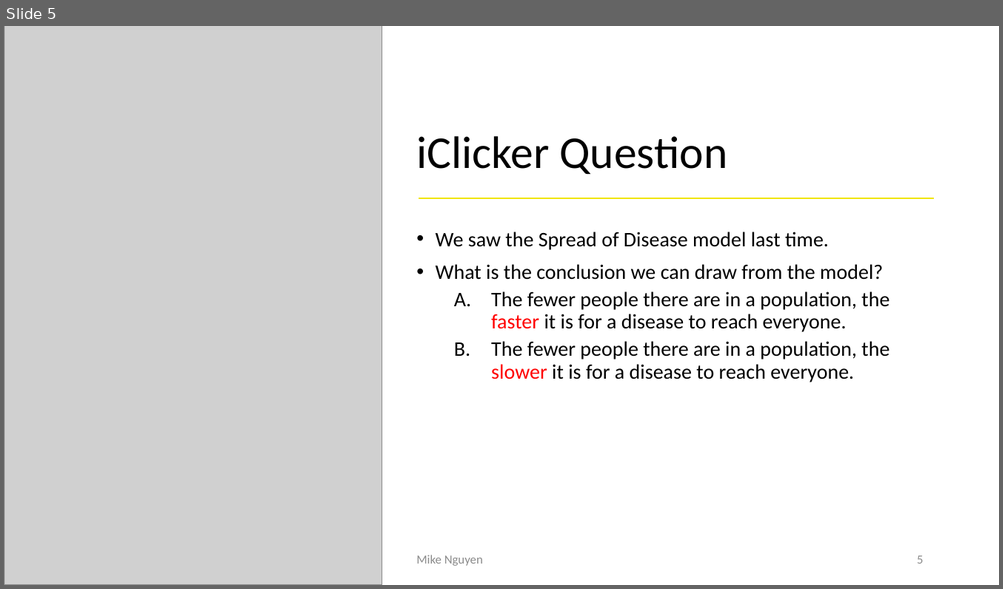
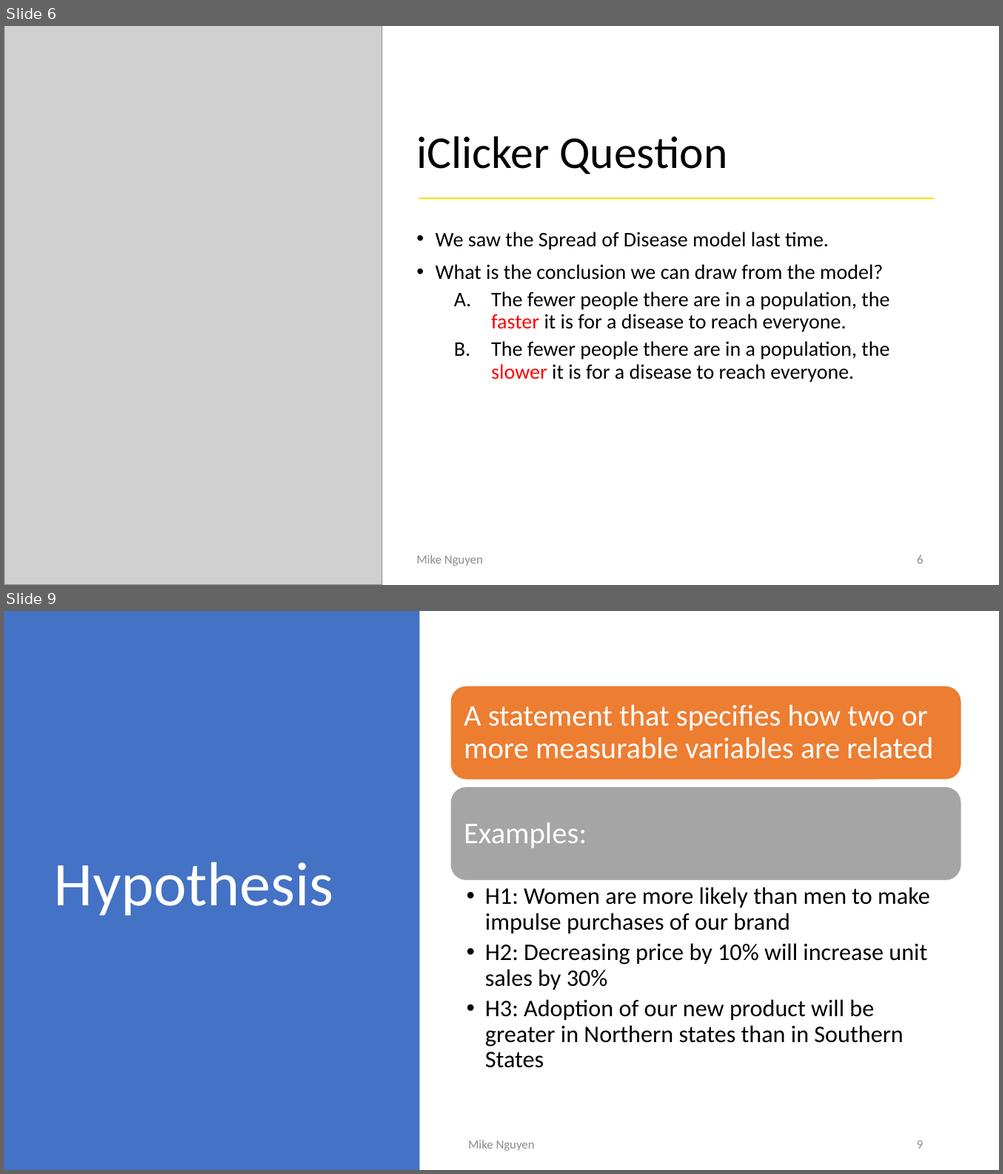
Before and after one commit to mikenguyen13/mar4050, a slide deck: lectures/2/1_Problem & Intro to Project.pptx. Shown one above the other, each under a label of ours: slide 5 before the commit, slides 6 and 9 after it; the slides between them are not shown. The pictures are 1003x589 and 1003x1174 pixels, drawn with LibreOffice and Linux fonts; fonts in the diff are those of the drawing; grey boxes stand for pictures. Boxes give left, top, right and bottom in pixels: in the first picture for what was removed or moved away, otherwise in the second. Text is boxed around its words. In the diff, an @@ line names an element or a change of style, - is before the commit and + after.

```diff
--- a/lectures/2/1_Problem & Intro to Project.pptx
+++ b/lectures/2/1_Problem & Intro to Project.pptx
@@ slide 9 added at (x1=4, y1=611, x2=999, y2=1170), background #FFFFFF @@
@@ rectangle added at (x1=4, y1=611, x2=420, y2=1170), fill #4472C4 @@
@@ title added at (x1=54, y1=862, x2=334, y2=916), 60 pt, text #FFFFFF @@
+Hypothesis
@@ group added at (x1=450, y1=686, x2=962, y2=1068): 3 texts, 2 rounded rectangles @@
+A statement that specifies how two or more measurable variables are related
+Examples:
+  • H1: Women are more likely than men to make impulse purchases of our brand
+  • H2: Decreasing price by 10% will increase unit sales by 30%
+  • H3: Adoption of our new product will be greater in Northern states than in Southern States
@@ text added at (x1=468, y1=1140, x2=535, y2=1151), 12 pt, text #8C8C8C @@
+Mike Nguyen
@@ page number added at (x1=916, y1=1141, x2=922, y2=1149), 12 pt, text #8C8C8C @@
+9
@@ what was slide 5 is now slide 6 @@
@@ page number at (x1=916, y1=556, x2=922, y2=564): text changed @@
-5
+6
```
Also in this commit, not shown: 6 slides changed, 14 other slides added, 1 slide removed, 1 other file.
